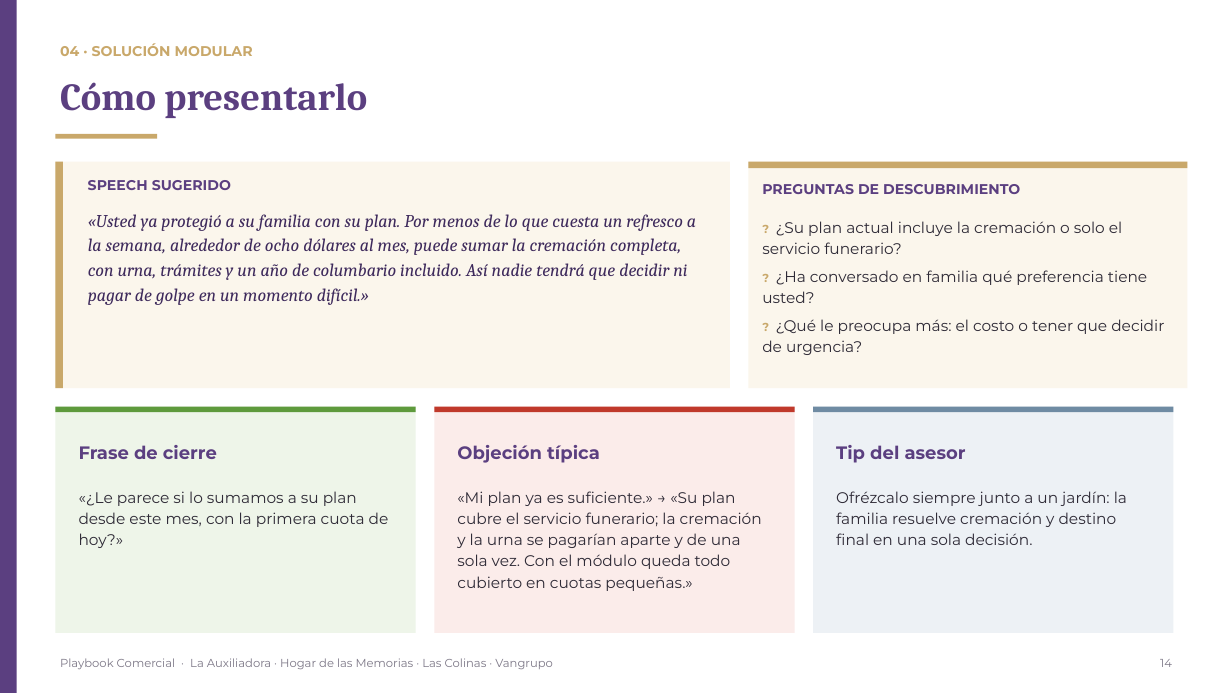
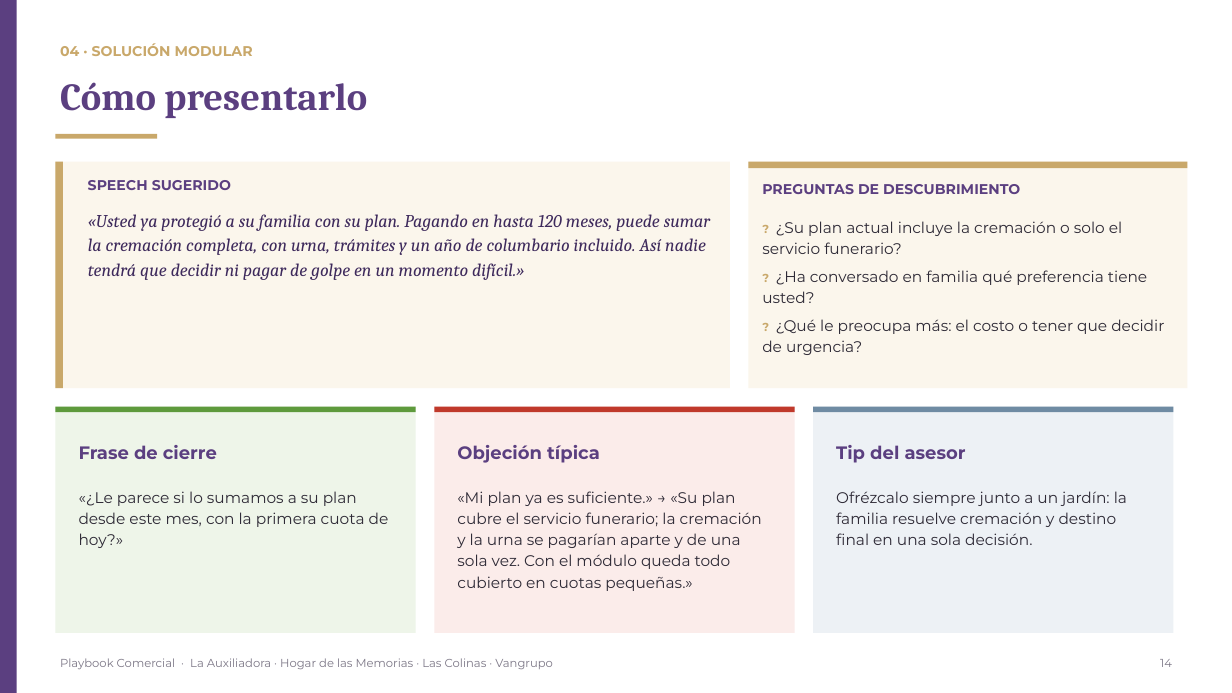
Before and after one commit to os267/teste, a slide deck: slide 14 of playbook/salida/Playbook_Comercial_Cremacion_Vangrupo.pptx. Drawn at 1232x693 pixels with LibreOffice and Linux fonts; fonts in the diff are those of the drawing. Boxes give left, top, right and bottom in pixels: in the first picture for what was removed or moved away, otherwise in the second. Text is boxed around its words. In the diff, an @@ line names an element or a change of style, - is before the commit and + after.

```diff
--- a/playbook/salida/Playbook_Comercial_Cremacion_Vangrupo.pptx
+++ b/playbook/salida/Playbook_Comercial_Cremacion_Vangrupo.pptx
@@ text at <box>88,214,710,280</box>: text changed @@
-«Usted ya protegió a su familia con su plan. Por menos de lo que cuesta un refresco a la semana, alrededor de ocho dólares al mes, puede sumar la cremación completa, con urna, trámites y un año de columbario incluido. Así nadie tendrá que decidir ni pagar de golpe en un momento difícil.»
+«Usted ya protegió a su familia con su plan. Pagando en hasta 120 meses, puede sumar la cremación completa, con urna, trámites y un año de columbario incluido. Así nadie tendrá que decidir ni pagar de golpe en un momento difícil.»
```
Also in this commit, not shown: 4 other slides changed, 10 other files.
